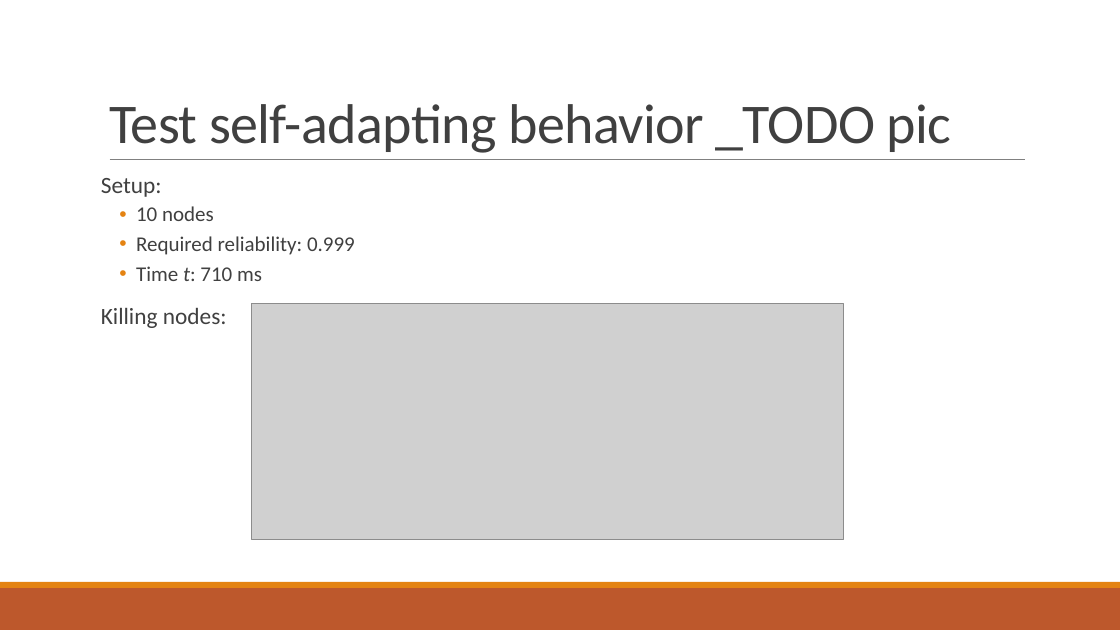
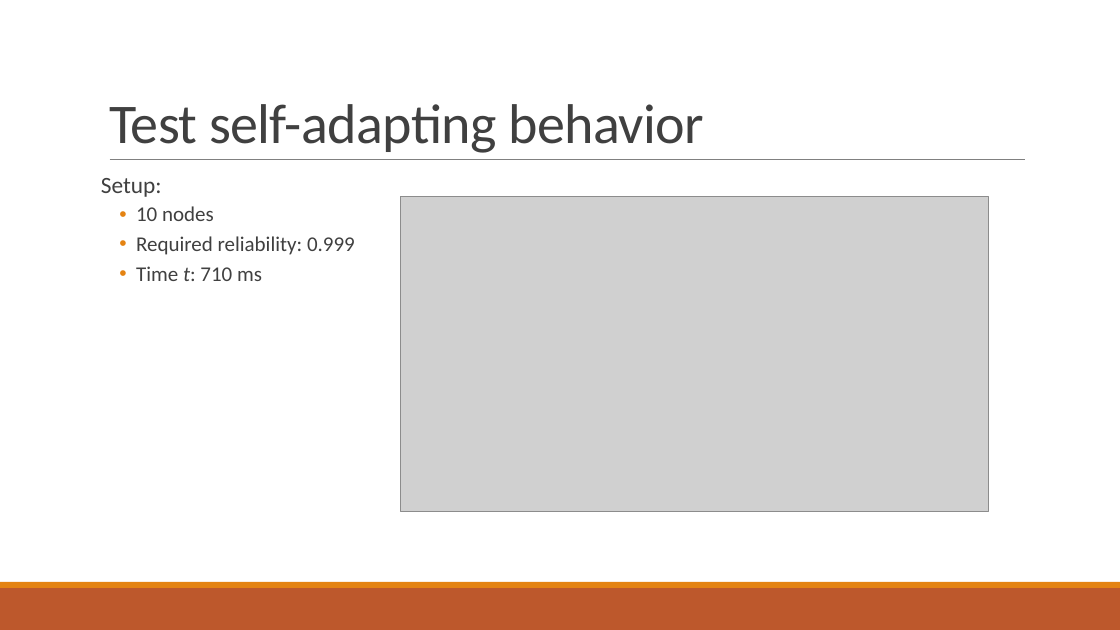
Before and after one commit to PStahl/master_thesis, a slide deck: slide 42 of presentation/presentation2.pptx. Drawn at 1120x630 pixels with LibreOffice and Linux fonts; fonts in the diff are those of the drawing; grey boxes stand for pictures. Boxes give left, top, right and bottom in pixels: in the first picture for what was removed or moved away, otherwise in the second. Text is boxed around its words. In the diff, an @@ line names an element or a change of style, - is before the commit and + after.

```diff
--- a/presentation/presentation2.pptx
+++ b/presentation/presentation2.pptx
@@ title at bbox=[109, 104, 704, 153]: text changed @@
-Test self-adapting behavior _TODO pic
+Test self-adapting behavior
@@ picture added at bbox=[401, 197, 988, 512] @@
@@ text at bbox=[101, 308, 227, 328]: paragraph removed @@
-Killing nodes:
@@ picture removed at bbox=[252, 303, 844, 539] @@
```
Also in this commit, not shown: 16 other slides changed.
